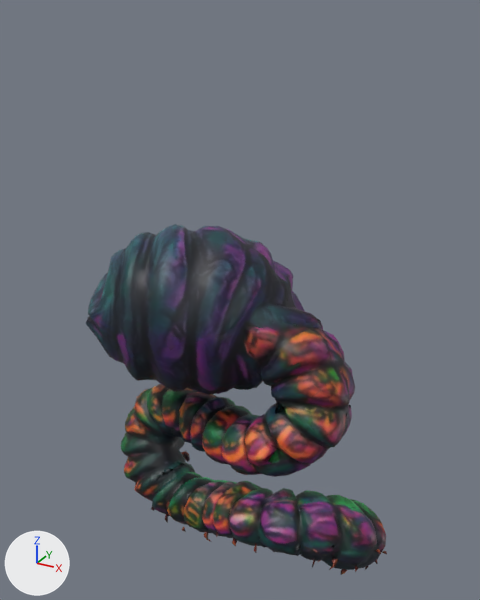
Before and after pictures for a commit that changed the glTF model games-src/facelift-3d/crown-city-smash/clampede.glb.
One viewpoint serves both versions: a 50 mm lens placed at (0.716, -1.311, 0.932), pointed at (-0.013, 0.015, 0.269). Lighting does not change. The marker at lower left points along +X, +Y and +Z. The older version comes first.

Names of what the first picture shows: 'geometry_0'.
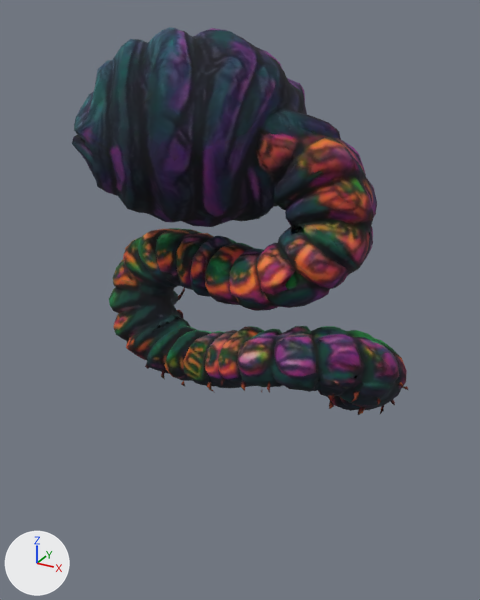
Where the change shows, as pixel boxes (x1, y1, x2, y2) in the pictures (480 x 600 px):
'geometry_0', surface changed, moved, turned
    before: (86, 224, 387, 575)
    after: (72, 27, 408, 415)

The change, as a list of edits to the scene's bpy script:
```text
Add img_image_1:
    img_image_1 = load_image('Image_1', '_unpacked/Image_1', 1024, 1024, 'Non-Color')
Change mat_material_0:
    add n3 = _N.new('ShaderNodeSeparateColor'); n3.name = 'Separate Color'
    add n4 = _N.new('ShaderNodeTexImage'); n4.name = 'Image Texture.001'
    add n4.image = img_image_1
    where n0 = _N.new('ShaderNodeBsdfPrincipled'); n0.name = 'Principled BSDF'
    add _L.new(n3.outputs[2], n0.inputs[1])  # 'Blue' to 'Metallic'
    add _L.new(n3.outputs[1], n0.inputs[2])  # 'Green' to 'Roughness'
    add _L.new(n4.outputs[0], n3.inputs[0])  # 'Color' to 'Color'
Change ob_geometry_0:
    ob_geometry_0.location: (0.0, 0.0, 0.0) -> (0.000245, 0.0232, 0.443)
    ob_geometry_0.rotation_euler: (0.0, 0.0, 0.0) -> (0.0728, 0.0488, 0.0728)  # degrees (0, 0, 0) -> degrees (4.2, 2.8, 4.2)
```
